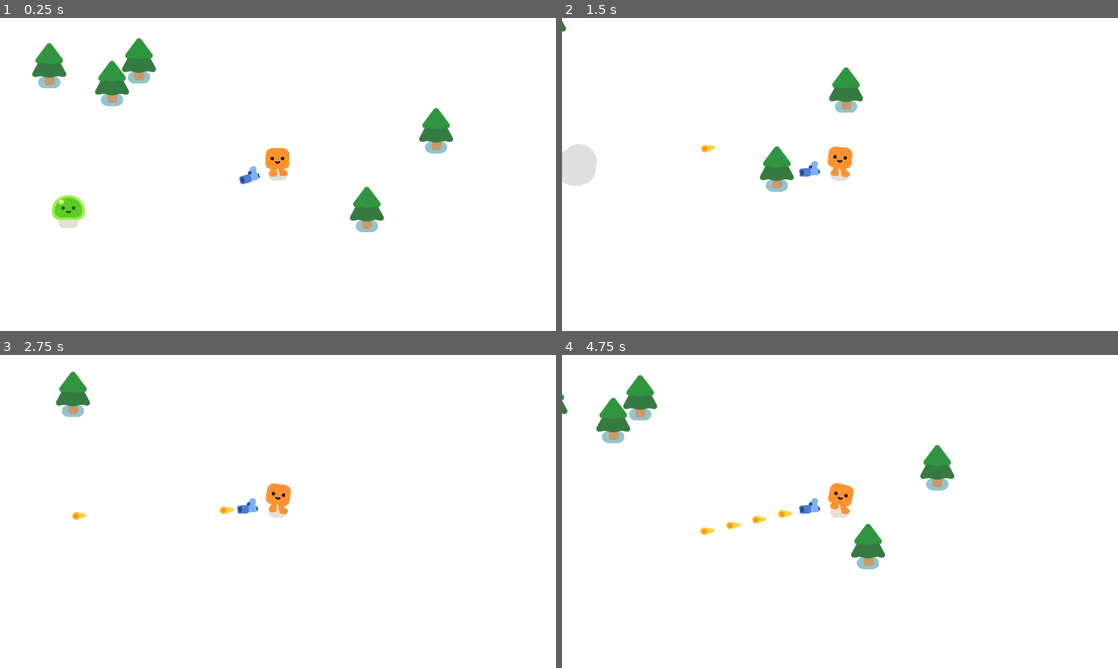
Above: before the commit, frames 1-4 (two rows, left to right).
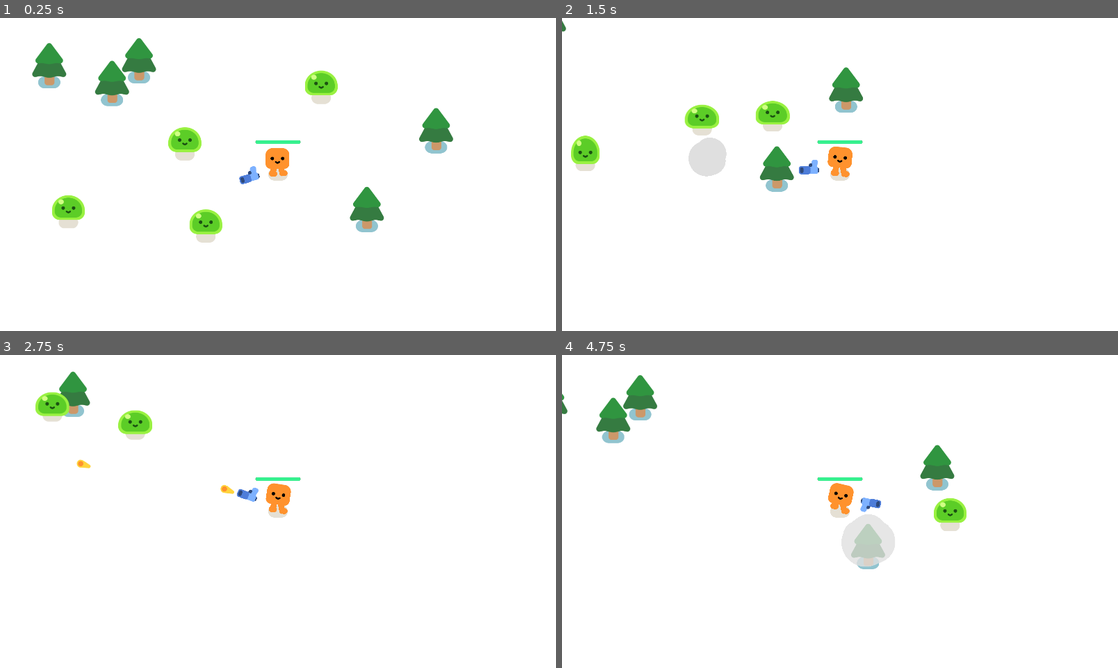
Above: after the commit, the same moments.

Repository: joszeto1/2024-game-final
Game: Godot game, scene res://survivors_game.tscn
Same seed, same stepped clock (60 frames per second), same inputs: the game is played once before the commit and once after it.
Inputs:
- Up to frame 1 (0.25 s): no input
- Up to frame 2 (1.5 s): hold D (move_right) 0.53-1.28 s; hold S (move_down) from 1.28 s (still down)
- Up to frame 3 (2.75 s): release S (move_down) at 2.03 s; hold D (move_right) from 2.03 s (still down)
- Up to frame 4 (4.75 s): release D (move_right) at 2.78 s; hold W (move_up) 2.78-3.53 s; hold A (move_left) from 3.53 s (still down)

The runs differ from the first frame. In frame 1, 1.6% of the frame differs, in the area x 30-61%, y 16-72%; in frame 2, 2.5%, in the area x 0-55%, y 26-54%; in frame 3, 1.4%; in frame 4, 2.2%.

Commit message:
player health bar that takes damage

Diff:
--- a/player.gd
+++ b/player.gd
@@ -1,4 +1,6 @@
 extends CharacterBody2D
+
+signal health_depleted
 
 var health = 100.0
 
@@ -12,3 +14,12 @@
 		%HappyBoo.play_walk_animation()
 	else:
 		%HappyBoo.play_idle_animation()
+
+	const DAMAGE_RATE = 10.0
+	var overlapping_mobs = %HurtBox.get_overlapping_bodies()
+
+	if overlapping_mobs.size() > 0:
+		health -= DAMAGE_RATE * overlapping_mobs.size() * delta
+		%ProgressBar.value = health
+		if health <= 0.0:
+			health_depleted.emit()
--- a/player.tscn
+++ b/player.tscn
@@ -6,6 +6,23 @@
 
 [sub_resource type="CircleShape2D" id="CircleShape2D_bcv78"]
 radius = 30.0167
+
+[sub_resource type="CircleShape2D" id="CircleShape2D_858gk"]
+radius = 33.5261
+
+[sub_resource type="StyleBoxFlat" id="StyleBoxFlat_4apaa"]
+bg_color = Color(0.364706, 0.12549, 0.113725, 1)
+corner_radius_top_left = 8
+corner_radius_top_right = 8
+corner_radius_bottom_right = 8
+corner_radius_bottom_left = 8
+
+[sub_resource type="StyleBoxFlat" id="StyleBoxFlat_boll5"]
+bg_color = Color(0.211765, 0.945098, 0.556863, 1)
+corner_radius_top_left = 8
+corner_radius_top_right = 8
+corner_radius_bottom_right = 8
+corner_radius_bottom_left = 8
 
 [node name="Player" type="CharacterBody2D"]
 platform_floor_layers = 4294901760
@@ -22,3 +39,24 @@
 
 [node name="Gun" parent="." instance=ExtResource("3_55ocy")]
 position = Vector2(-1, -34)
+
+[node name="HurtBox" type="Area2D" parent="."]
+unique_name_in_owner = true
+collision_layer = 0
+collision_mask = 2
+
+[node name="CollisionShape2D" type="CollisionShape2D" parent="HurtBox"]
+position = Vector2(0, -23)
+shape = SubResource("CircleShape2D_858gk")
+debug_color = Color(0.898039, 0.243137, 0.521569, 0.419608)
+
+[node name="ProgressBar" type="ProgressBar" parent="."]
+unique_name_in_owner = true
+offset_left = -78.0
+offset_top = -118.0
+offset_right = 78.0
+offset_bottom = -106.0
+theme_override_styles/background = SubResource("StyleBoxFlat_4apaa")
+theme_override_styles/fill = SubResource("StyleBoxFlat_boll5")
+value = 100.0
+show_percentage = false
--- a/survivors_game.tscn
+++ b/survivors_game.tscn
@@ -34,3 +34,12 @@
 
 [node name="Mob" parent="." instance=ExtResource("3_4gnki")]
 position = Vector2(273, 859)
+
+[node name="Mob2" parent="." instance=ExtResource("3_4gnki")]
+position = Vector2(675, 592)
+
+[node name="Mob3" parent="." instance=ExtResource("3_4gnki")]
+position = Vector2(764, 940)
+
+[node name="Mob4" parent="." instance=ExtResource("3_4gnki")]
+position = Vector2(1256, 347)
Not shown: 1 places in player.tscn that only renumber resources
